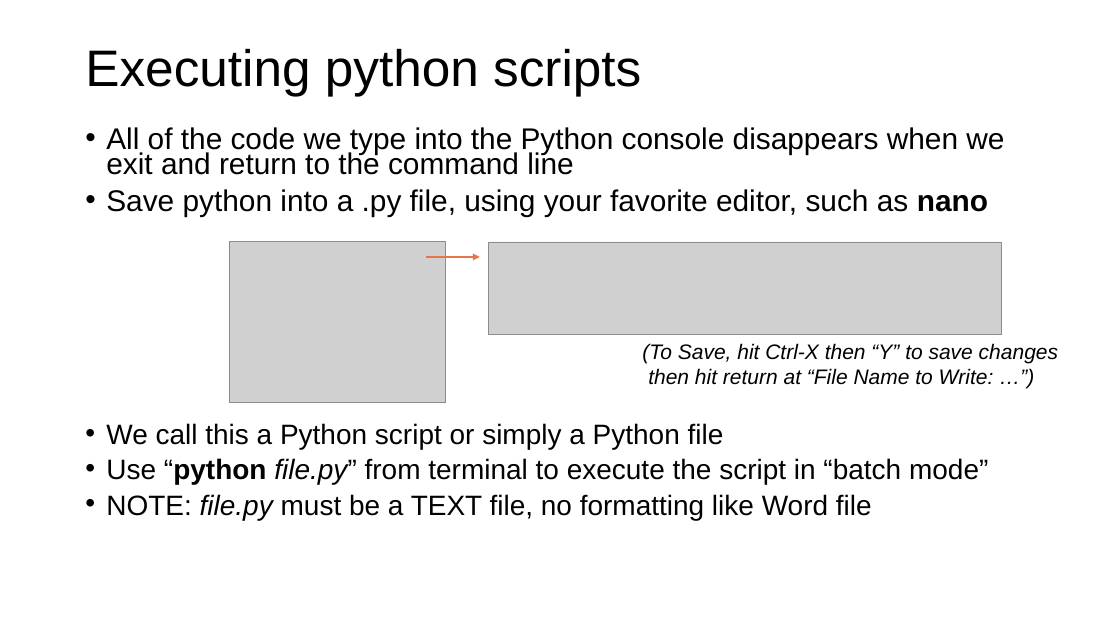
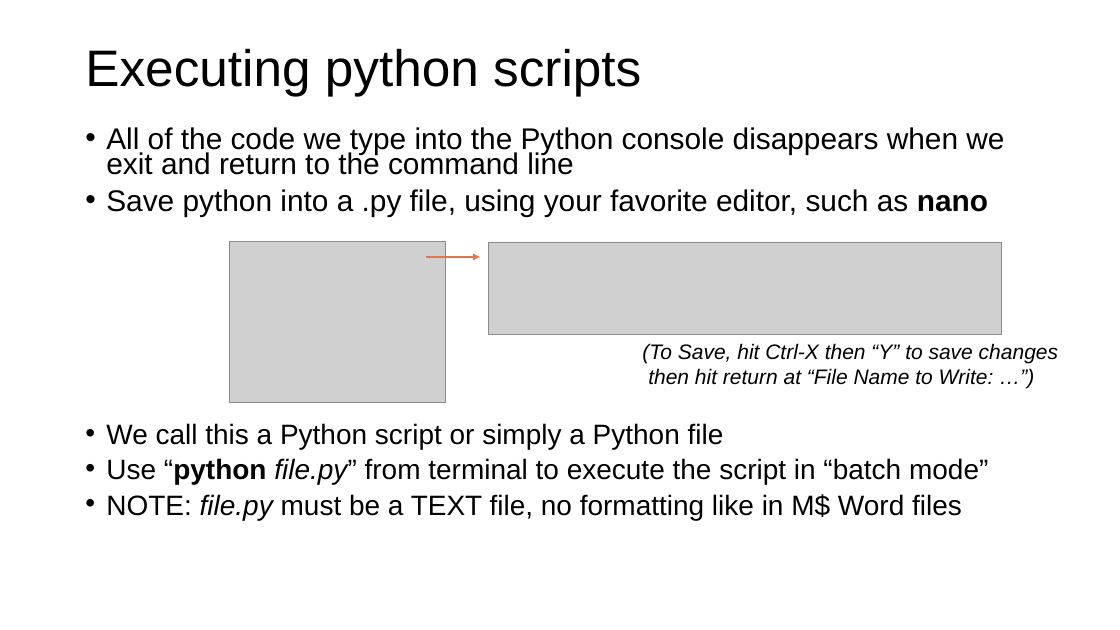
Before and after one commit to parrt/msds501, a slide deck: slide 20 of slides/terminal.pptx. Drawn at 1120x630 pixels with LibreOffice and Linux fonts; fonts in the diff are those of the drawing; grey boxes stand for pictures; background and template pictures are left out. Boxes give left, top, right and bottom in pixels: in the first picture for what was removed or moved away, otherwise in the second. Text is boxed around its words. In the diff, an @@ line names an element or a change of style, - is before the commit and + after.

```diff
--- a/slides/terminal.pptx
+++ b/slides/terminal.pptx
@@ text at (106,494,962,520): text changed @@
-• NOTE: file.py must be a TEXT file, no formatting like Word file
+• NOTE: file.py must be a TEXT file, no formatting like in M$ Word files
```
Also in this commit, not shown: 7 other slides changed, 4 other files.
